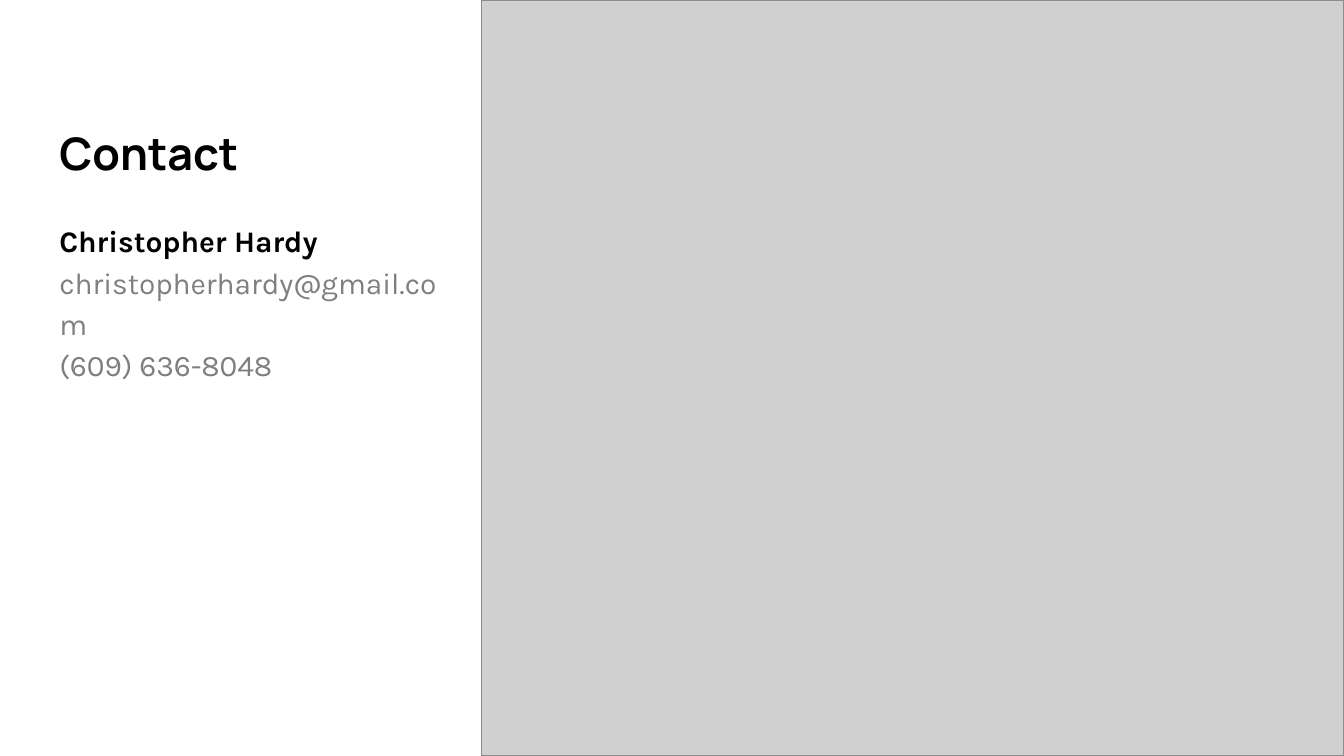
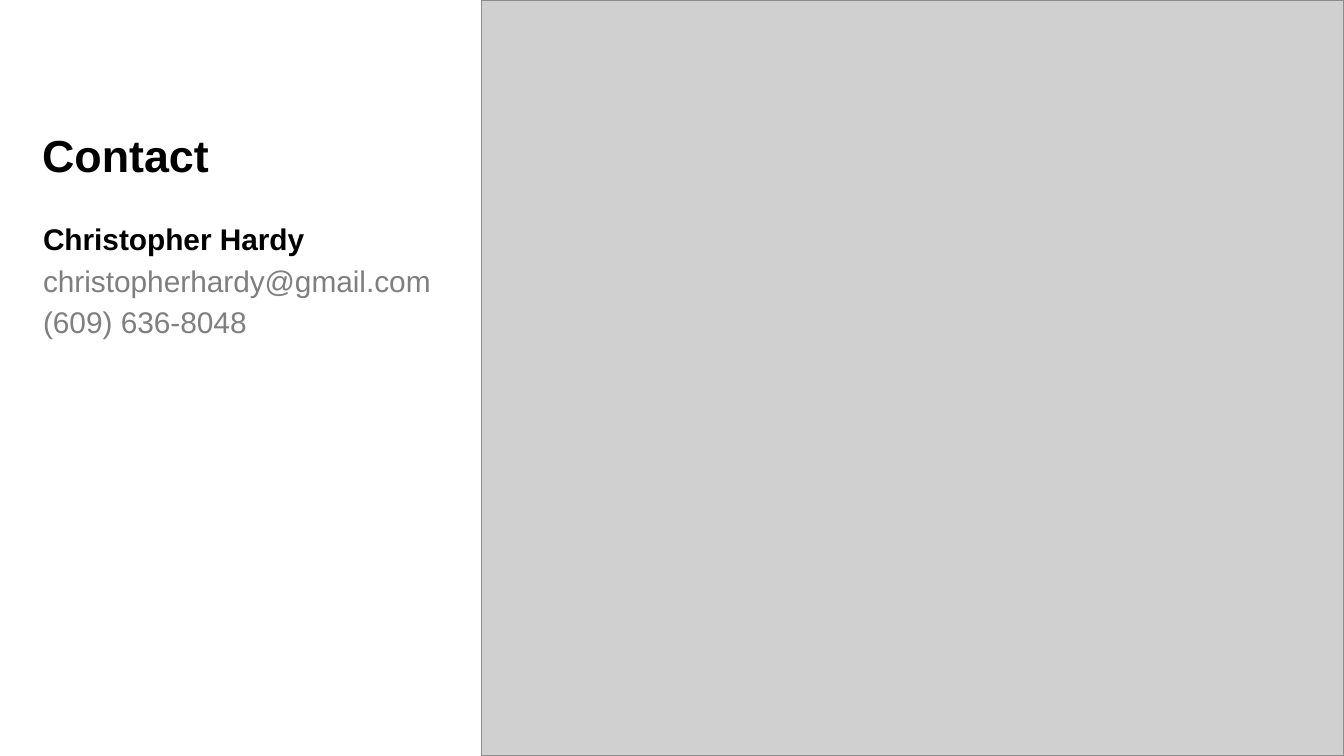
Before and after one commit to christopherroberthardy/RESUME, a slide deck: slide 13 of Professional profile - Christopher Hardy.pptx. Drawn at 1344x756 pixels with LibreOffice and Linux fonts; fonts in the diff are those of the drawing; grey boxes stand for pictures. Boxes give left, top, right and bottom in pixels: in the first picture for what was removed or moved away, otherwise in the second. Text is boxed around its words. In the diff, an @@ line names an element or a change of style, - is before the commit and + after.

```diff
--- a/Professional profile - Christopher Hardy.pptx
+++ b/Professional profile - Christopher Hardy.pptx
@@ title "Contact": place and size @@
-title "Contact" at (59, 137, 238, 171)
+title "Contact" at (42, 140, 209, 173)
@@ title "Contact" at (42, 140, 209, 173): font Manrope to Arial @@
@@ text "Christopher Hardy": place and size @@
-text "Christopher Hardy" at (59, 230, 436, 379)
+text "Christopher Hardy" at (43, 228, 431, 338)
@@ text "Christopher Hardy" at (43, 228, 431, 338): font Karla to Arial @@
```
Also in this commit, not shown: 12 other slides changed, 1 other file.
